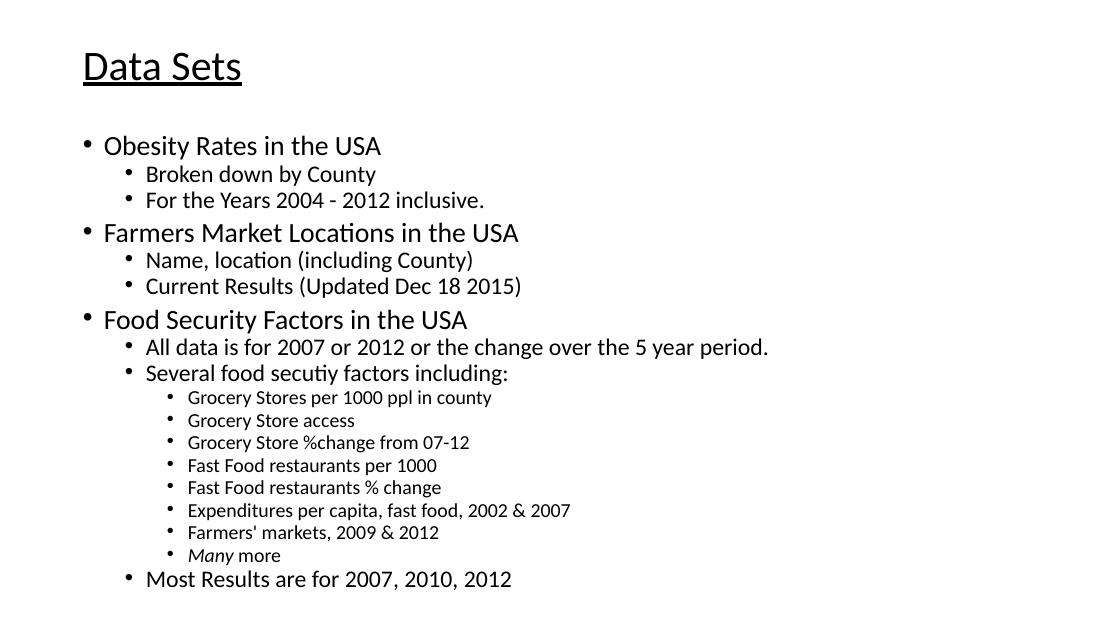
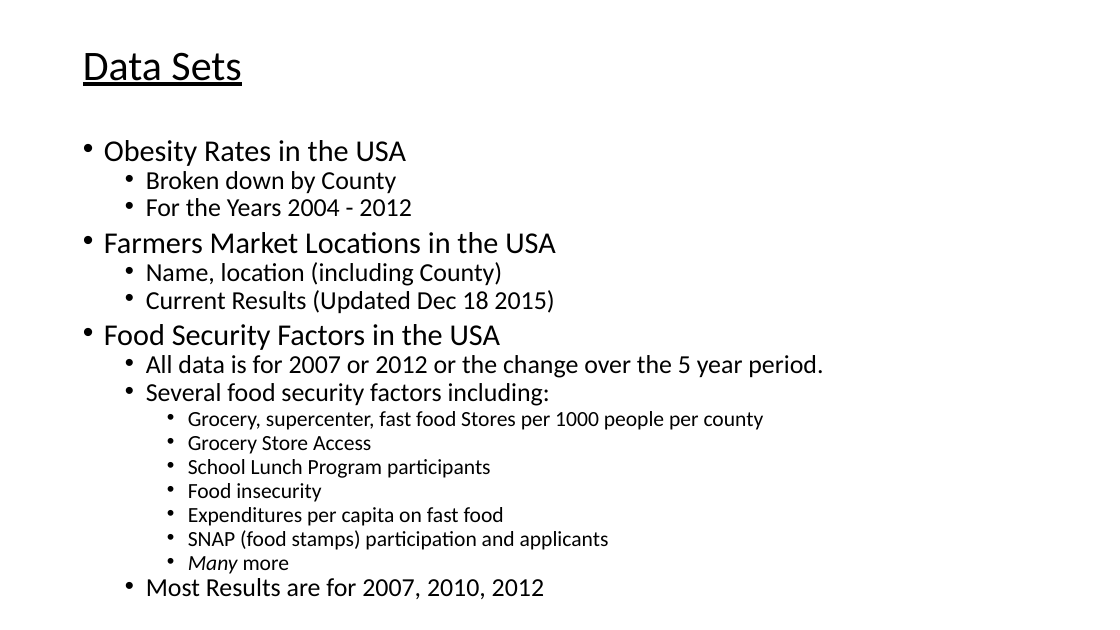
Before and after one commit to ahellman21/ASH, a slide deck: slide 2 of Presentation1.pptx. Drawn at 1120x630 pixels with LibreOffice and Linux fonts; fonts in the diff are those of the drawing. Boxes give left, top, right and bottom in pixels: in the first picture for what was removed or moved away, otherwise in the second. Text is boxed around its words. In the diff, an @@ line names an element or a change of style, - is before the commit and + after.

Commit message:
2nd commit

```diff
--- a/Presentation1.pptx
+++ b/Presentation1.pptx
@@ text at [104,140,823,599]: size 23.8 to 25.9 pt in "Obesity Rates in the USA", "Farmers Market Locations in the USA", "Food Security Factors in the USA"; size 20.4 to 22.2 pt in "Broken down by County", "Name, location (including County)", "Current Results (Updated Dec 18 2015)", "All data is for 2007 or 2012 ..." and 1 more places; size 17 to 18.5 pt in "Many more" @@
@@ text at [146,198,411,216]: text changed; size 20.4 to 22.2 pt @@
-  • For the Years 2004 - 2012 inclusive.
+  • For the Years 2004 - 2012
@@ text at [146,383,764,550]: text changed; size 17 to 18.5 pt @@
-  • Several food secutiy factors including:
-    • Grocery Stores per 1000 ppl in county
-    • Grocery Store access
-    • Grocery Store %change from 07-12
-    • Fast Food restaurants per 1000
-    • Fast Food restaurants % change
-    • Expenditures per capita, fast food, 2002 & 2007
-    • Farmers' markets, 2009 & 2012
+  • Several food security factors including:
+    • Grocery, supercenter, fast food Stores per 1000 people per county
+    • Grocery Store Access
+    • School Lunch Program participants
+    • Food insecurity
+    • Expenditures per capita on fast food
+    • SNAP (food stamps) participation and applicants
```
Also in this commit, not shown: 3 slides added.
